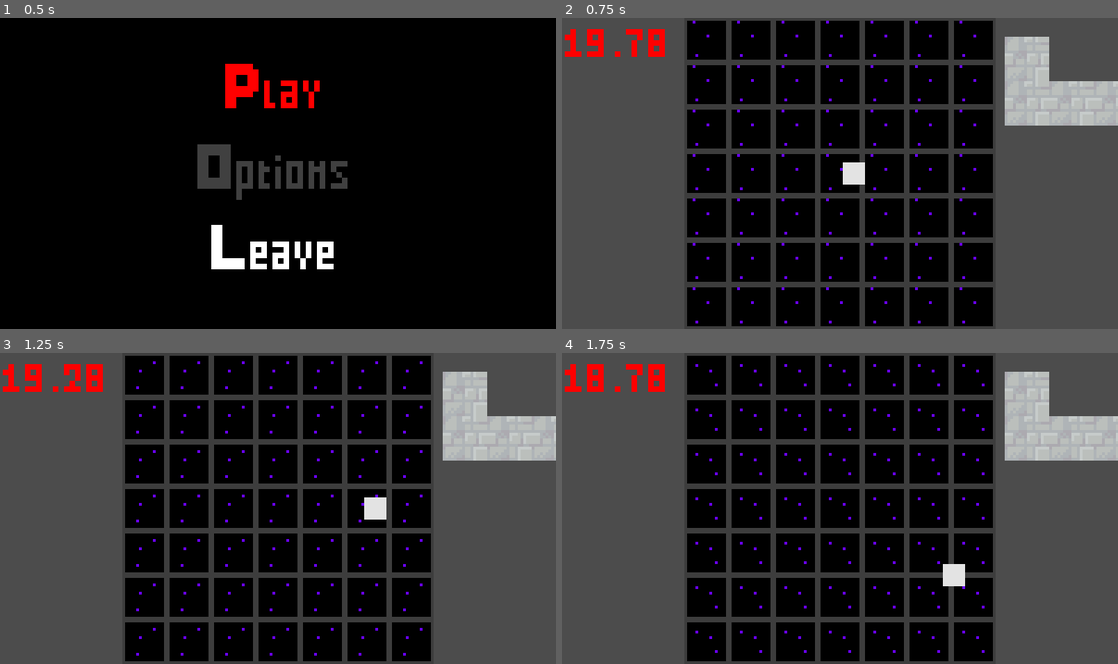
Above: before the commit, frames 1-4 (two rows, left to right).
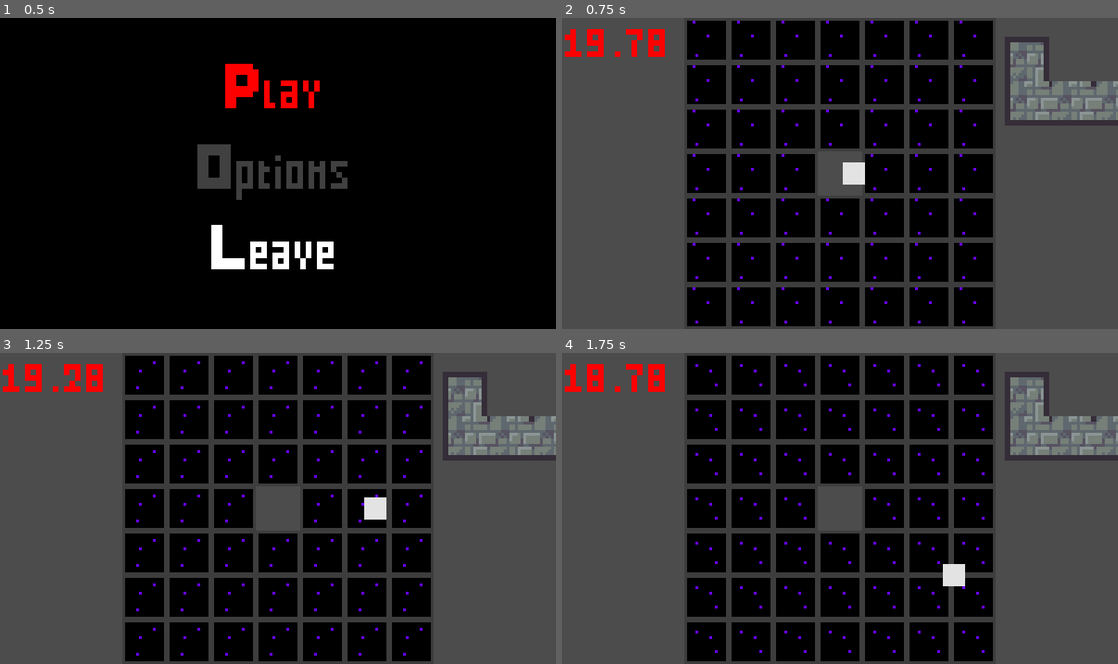
Above: after the commit, the same moments.

Repository: MrBSmith/Global2020
Game: Godot game, scene res://Scenes/GUI/Menus/ScreenTitle/ScreenTitle.tscn
The game is run twice, just before and just after one commit, with the same random seed, the same clock (stepped at 60 frames per second) and the same inputs.
Inputs (mouse positions are in pixels of both pictures, inside the frame that each line leads up to):
- Up to frame 1 (0.5 s): no input
- Up to frame 2 (0.75 s): tap Enter (ui_accept) at 0.5 s; move the mouse to (962, 157) at 0.52 s; hold Right (ui_right) from 0.53 s (still down); hold 1 (fast_speed) from 0.53 s (still down)
- Up to frame 3 (1.25 s): keep holding Right (ui_right); keep holding 1 (fast_speed); tap Enter (ui_accept) at 0.77 s
- Up to frame 4 (1.75 s): move the mouse to (1029, 436) at 1.27 s; release Right (ui_right) at 1.28 s; release 1 (fast_speed) at 1.28 s; hold Down (ui_down) from 1.28 s (still down); click (1029, 436) at 1.35 s; tap Enter (ui_accept) at 1.52 s

Frame 1 is identical in both runs. In frame 2, 4.7% of the frame differs, in the area x 46-100%, y 6-57%; in frame 3, 4.9%; in frame 4, 4.9%.
Error before the commit: Parse Error: The identifier "tiles" isn't declared in the current scope. (res://BaseClasses/Card_Base.gd:202)

Commit message:
Merge bug correction and useless scenes deleted

Diff:
--- a/BaseClasses/Card_Base.gd
+++ b/BaseClasses/Card_Base.gd
@@ -16,7 +16,11 @@
 export(int) var grey : int = 100
 export(int) var red : int = 0
 
-var color_chance
+var color_chance = {
+	"blue" : blue,
+	"grey" : grey,
+	"red" : red
+	}
 
 onready var hand_position = get_global_position()
 
@@ -53,12 +57,6 @@
 
 	# Place walls and doors
 	place_all_walls(get_node("."))
-
-	color_chance = {
-	"blue" : blue,
-	"grey" : grey,
-	"red" : red
-	}
 	change_color(pick_color())
 
 
@@ -185,11 +183,7 @@
 			previous_scores += color_chance.get(color_key)
 
 
-
-# function : change_color
-# parameters : (String)
-# returns : None
-# description : changes the tiles' color to the one sent in parameters
+# Changes the tiles' color to the one sent in parameters
 
 func change_color(color):
 	var color_var = Color(0,0,0,0)
@@ -199,9 +193,8 @@
 	elif color == "red":
 		color_var = Color(1,0,0,0.2)
 
-	for tile in tiles:
-		if tile is Area2D:
-			tile.get_node("TileColor").color = color_var
+	for tile in tiles_array:
+		tile.get_node("TileColor").color = color_var
 
 # -- drag & drop & rotate functions --
 
--- a/Scenes/Cards/LX1.tscn
+++ b/Scenes/Cards/LX1.tscn
@@ -2,8 +2,9 @@
 
 [ext_resource path="res://Scenes/SpawnPoints/PointTop.tscn" type="PackedScene" id=1]
 [ext_resource path="res://Scenes/SpawnPoints/PointSide.tscn" type="PackedScene" id=2]
-[ext_resource path="res://Scenes/Cards/Tile.tscn" type="PackedScene" id=3]
+[ext_resource path="res://Scenes/Tiles/Tile.tscn" type="PackedScene" id=3]
 [ext_resource path="res://Scenes/Cards/BaseCard.tscn" type="PackedScene" id=4]
+
 
 [node name="LX1" instance=ExtResource( 4 )]
 
--- a/Scenes/Cards/LX2.tscn
+++ b/Scenes/Cards/LX2.tscn
@@ -2,8 +2,9 @@
 
 [ext_resource path="res://Scenes/SpawnPoints/PointTop.tscn" type="PackedScene" id=1]
 [ext_resource path="res://Scenes/SpawnPoints/PointSide.tscn" type="PackedScene" id=2]
-[ext_resource path="res://Scenes/Cards/Tile.tscn" type="PackedScene" id=3]
+[ext_resource path="res://Scenes/Tiles/Tile.tscn" type="PackedScene" id=3]
 [ext_resource path="res://Scenes/Cards/BaseCard.tscn" type="PackedScene" id=4]
+
 
 [node name="LX2" instance=ExtResource( 4 )]
 
--- a/Scenes/Cards/LX3.tscn
+++ b/Scenes/Cards/LX3.tscn
@@ -2,8 +2,9 @@
 
 [ext_resource path="res://Scenes/SpawnPoints/PointTop.tscn" type="PackedScene" id=1]
 [ext_resource path="res://Scenes/SpawnPoints/PointSide.tscn" type="PackedScene" id=2]
-[ext_resource path="res://Scenes/Cards/Tile.tscn" type="PackedScene" id=3]
+[ext_resource path="res://Scenes/Tiles/Tile.tscn" type="PackedScene" id=3]
 [ext_resource path="res://Scenes/Cards/BaseCard.tscn" type="PackedScene" id=4]
+
 
 [node name="LX3" instance=ExtResource( 4 )]
 min_door = 3
--- a/Scenes/Cards/LineX2.tscn
+++ b/Scenes/Cards/LineX2.tscn
@@ -2,8 +2,9 @@
 
 [ext_resource path="res://Scenes/SpawnPoints/PointTop.tscn" type="PackedScene" id=1]
 [ext_resource path="res://Scenes/SpawnPoints/PointSide.tscn" type="PackedScene" id=2]
-[ext_resource path="res://Scenes/Cards/Tile.tscn" type="PackedScene" id=3]
+[ext_resource path="res://Scenes/Tiles/Tile.tscn" type="PackedScene" id=3]
 [ext_resource path="res://Scenes/Cards/BaseCard.tscn" type="PackedScene" id=6]
+
 
 [node name="LineX2" instance=ExtResource( 6 )]
 
--- a/Scenes/Cards/LineX3.tscn
+++ b/Scenes/Cards/LineX3.tscn
@@ -2,8 +2,9 @@
 
 [ext_resource path="res://Scenes/SpawnPoints/PointTop.tscn" type="PackedScene" id=1]
 [ext_resource path="res://Scenes/SpawnPoints/PointSide.tscn" type="PackedScene" id=2]
-[ext_resource path="res://Scenes/Cards/Tile.tscn" type="PackedScene" id=3]
+[ext_resource path="res://Scenes/Tiles/Tile.tscn" type="PackedScene" id=3]
 [ext_resource path="res://Scenes/Cards/BaseCard.tscn" type="PackedScene" id=6]
+
 
 [node name="LineX3" instance=ExtResource( 6 )]
 
--- a/Scenes/Cards/RLX2.tscn
+++ b/Scenes/Cards/RLX2.tscn
@@ -2,8 +2,9 @@
 
 [ext_resource path="res://Scenes/SpawnPoints/PointTop.tscn" type="PackedScene" id=1]
 [ext_resource path="res://Scenes/SpawnPoints/PointSide.tscn" type="PackedScene" id=2]
-[ext_resource path="res://Scenes/Cards/Tile.tscn" type="PackedScene" id=3]
+[ext_resource path="res://Scenes/Tiles/Tile.tscn" type="PackedScene" id=3]
 [ext_resource path="res://Scenes/Cards/BaseCard.tscn" type="PackedScene" id=4]
+
 
 [node name="RLX2" instance=ExtResource( 4 )]
 
--- a/Scenes/Cards/Square.tscn
+++ b/Scenes/Cards/Square.tscn
@@ -2,7 +2,7 @@
 
 [ext_resource path="res://Scenes/SpawnPoints/PointTop.tscn" type="PackedScene" id=1]
 [ext_resource path="res://Scenes/SpawnPoints/PointSide.tscn" type="PackedScene" id=2]
-[ext_resource path="res://Scenes/Cards/Tile.tscn" type="PackedScene" id=3]
+[ext_resource path="res://Scenes/Tiles/Tile.tscn" type="PackedScene" id=3]
 [ext_resource path="res://Scenes/Cards/BaseCard.tscn" type="PackedScene" id=4]
 
 [node name="Square" instance=ExtResource( 4 )]
--- a/Scenes/Cards/Test.tscn
+++ /dev/null
@@ -1,23 +0,0 @@
-[gd_scene load_steps=5 format=2]
-
-[ext_resource path="res://Scenes/Cards/Tile.tscn" type="PackedScene" id=1]
-[ext_resource path="res://Scenes/SpawnPoints/PointTop.tscn" type="PackedScene" id=2]
-[ext_resource path="res://Scenes/SpawnPoints/PointSide.tscn" type="PackedScene" id=3]
-[ext_resource path="res://BaseClasses/Card_Base.gd" type="Script" id=4]
-
-[node name="Node2D" type="Node2D"]
-script = ExtResource( 4 )
-
-[node name="Tile2" parent="." instance=ExtResource( 1 )]
-
-[node name="PointSide" parent="Tile2" instance=ExtResource( 3 )]
-position = Vector2( 7, 0 )
-
-[node name="PointSide2" parent="Tile2" instance=ExtResource( 3 )]
-position = Vector2( -7, 0 )
-
-[node name="PointTop" parent="Tile2" instance=ExtResource( 2 )]
-position = Vector2( 0, -7 )
-
-[node name="PointTop2" parent="Tile2" instance=ExtResource( 2 )]
-position = Vector2( 0, 7 )
--- a/Scenes/Game/Game.tscn
+++ b/Scenes/Game/Game.tscn
@@ -1,7 +1,7 @@
 [gd_scene load_steps=12 format=2]
 
 [ext_resource path="res://Scenes/Character/Character.tscn" type="PackedScene" id=1]
-[ext_resource path="res://Scenes/Tiles/Void/Void.gd" type="Script" id=2]
+[ext_resource path="res://Scenes/Game/GridGen.gd" type="Script" id=2]
 [ext_resource path="res://Scenes/Game/Game.gd" type="Script" id=3]
 [ext_resource path="res://Global/Assets/Music/SlowMusic.wav" type="AudioStream" id=4]
 [ext_resource path="res://Global/Assets/Music/FastMusic.wav" type="AudioStream" id=5]
--- a/Scenes/Tiles/Void/Void.gd
+++ b/Scenes/Game/GridGen.gd
@@ -1,6 +1,7 @@
 extends TileBase
 
-onready var scene_tile = preload("res://Scenes/Tiles/Void/Void.tscn")
+onready var void_tile_scene = preload("res://Scenes/Tiles/Void/Void.tscn")
+onready var tile_scene = preload("res://Scenes/Tiles/Void/Void.tscn")
 
 var current_tile_void : Node
 var grid_size : int
@@ -10,7 +11,7 @@
 
 # Fill the map with void tiles
 func fill_with_void():
-	current_tile_void = scene_tile.instance()
+	current_tile_void = void_tile_scene.instance()
 	var void_sprite = current_tile_void.get_node("AnimatedSprite").get_sprite_frames().get_frame("default", 0)
 	var void_sprite_size = void_sprite.get_size().x
 
@@ -22,7 +23,11 @@
 
 	for i in range(1, grid_size):
 		for j in range(1, grid_size):
-			current_tile_void = scene_tile.instance()
 			var current_tile_pos = Vector2(grid_x_pos + (i * void_sprite_size), j * void_sprite_size - void_sprite_size / 2)
-			current_tile_void.set_position(current_tile_pos)
-			add_child(current_tile_void)
+
+			if i == int(float(grid_size) / 2) && j == int(float(grid_size) /2):
+				pass
+			else:
+				current_tile_void = void_tile_scene.instance()
+				current_tile_void.set_position(current_tile_pos)
+				add_child(current_tile_void)
--- a/Scenes/Game/Void.gd
+++ /dev/null
@@ -1,12 +0,0 @@
-extends TileBase
-
-onready var = preload("Vd)
-
-func on_ready():
-	tile_effect()
-
-func tile_effect():
-#	for pixel_i in range(0, 112, 16):
-#		for pixel_j in range(0,112,16):
-#			pass
-		pass
Not shown: 2 places in Scenes/Tiles/Tile.tscn that only renumber resources
